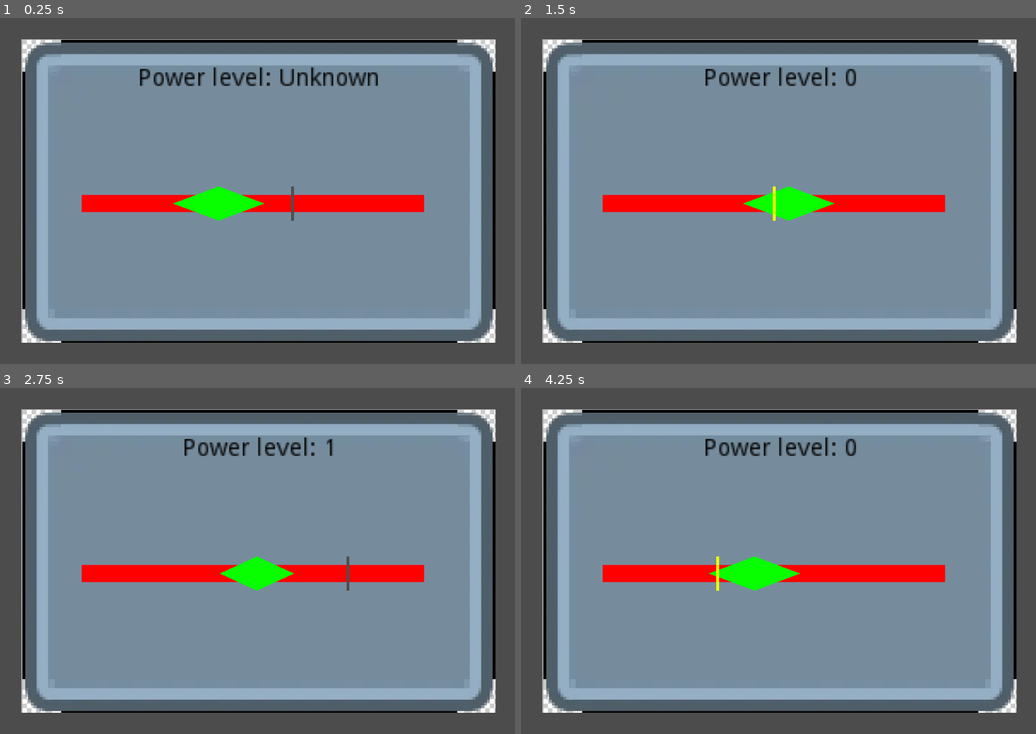
Above: before the commit, frames 1-4 (two rows, left to right).
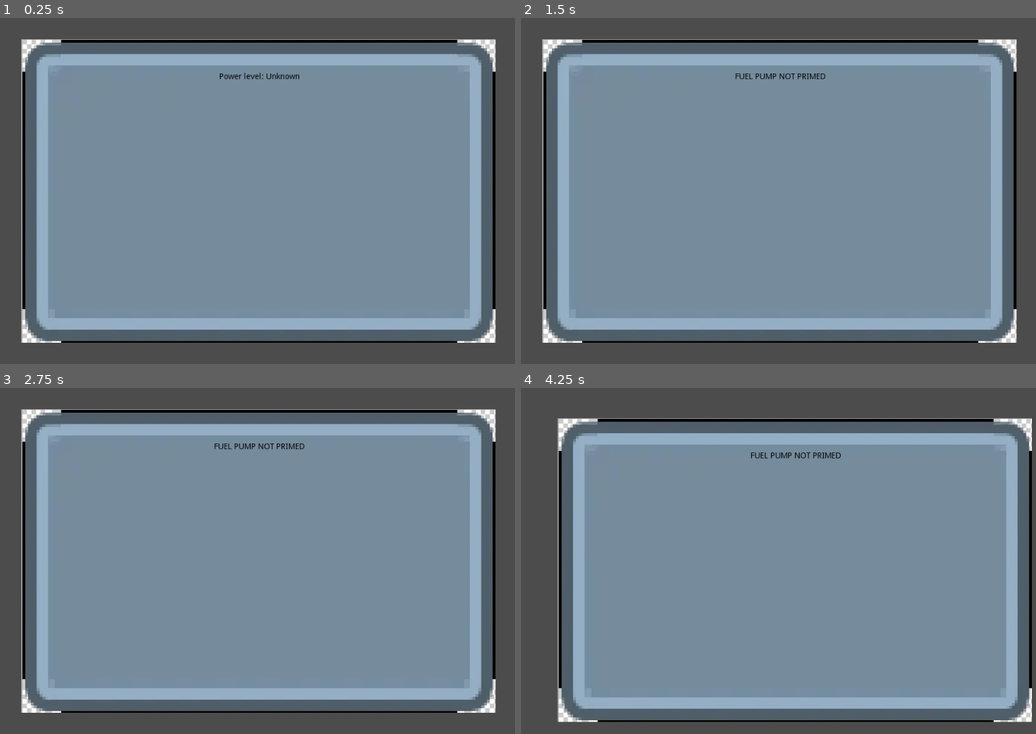
Above: after the commit, the same moments.

Repository: feyrkh/game-jam
Game: Godot game, scene res://props/powerStation/PowerStationControlPanel.tscn
The game is run twice, just before and just after one commit, with the same random seed, the same clock (stepped at 60 frames per second) and the same inputs. This scene is started directly instead of the project's main scene.
Inputs:
- Up to frame 1 (0.25 s): no input
- Up to frame 2 (1.5 s): tap Enter (ui_accept) at 0.5, 1.35 s; hold Right (ui_right) 0.53-1.28 s; hold Enter (ui_accept) 0.53-1.28 s; hold Down (ui_down) from 1.28 s (still down)
- Up to frame 3 (2.75 s): tap Enter (ui_accept) at 1.52, 1.82 s; release Down (ui_down) at 2.03 s; hold Right (ui_right) from 2.03 s (still down); hold Enter (ui_accept) from 2.03 s (still down)
- Up to frame 4 (4.25 s): release Right (ui_right) at 2.78 s; release Enter (ui_accept) at 2.78 s; hold Up (ui_up) 2.78-3.53 s; tap Enter (ui_accept) at 2.85, 3.02, 3.32 s; hold Left (ui_left) from 3.53 s (still down); hold Enter (ui_accept) from 3.53 s (still down)

The runs differ from the first frame. In frame 1, 4.8% of the frame differs, in the area x 15-83%, y 14-59%; in frame 2, 4.3%; in frame 3, 4.3%; in frame 4, 32%, in the area x 4-100%, y 6-97%.

Commit message:
Minigame improvements
New minigame - sine wave
Line game is more predictable - doesn't reset its marker line movement style & position every time
Consoles remember what minigame they have and its settings

Diff:
--- a/01_space_horror/project.godot
+++ b/01_space_horror/project.godot
@@ -13,6 +13,11 @@
 "class": "BaseMinigame",
 "language": "GDScript",
 "path": "res://props/powerStation/minigame/BaseMinigame.gd"
+}, {
+"base": "ColorRect",
+"class": "DrawSineWave",
+"language": "GDScript",
+"path": "res://props/powerStation/minigame/DrawSineWave.gd"
 }, {
 "base": "Node2D",
 "class": "Interactable",
@@ -31,6 +36,7 @@
 } ]
 _global_script_class_icons={
 "BaseMinigame": "",
+"DrawSineWave": "",
 "Interactable": "",
 "MixedModeCamera": "",
 "PowerStationControlPanel": ""
--- a/01_space_horror/props/powerStation/PowerStation.gd
+++ b/01_space_horror/props/powerStation/PowerStation.gd
@@ -4,11 +4,11 @@
 const ControlPanelScene = preload("res://props/powerStation/PowerStationControlPanel.tscn")
 var shaking = false
 onready var originalPosition = position
+var minigameConfig = {}
 
 func _process(_delta):
 	if shaking:
 		position = originalPosition + Vector2(randi()%3-1, randi()%3-1)
-
 
 func getPowerLevel():
 	return powerLevel
@@ -36,6 +36,7 @@
 	disableUserInput()
 	var popup:PowerStationControlPanel = ControlPanelScene.instance()
 	popup.setPowerLevel(powerLevel)
+	minigameConfig = popup.setMinigameConfig(minigameConfig)
 	popup.connect("controlPanelClosed", self, "restoreUserInput")
 	get_tree().get_nodes_in_group("ui_layer")[0].add_child(popup)
 
--- a/01_space_horror/props/powerStation/PowerStation.tscn
+++ b/01_space_horror/props/powerStation/PowerStation.tscn
@@ -7,6 +7,11 @@
 
 [sub_resource type="SpriteFrames" id=1]
 animations = [ {
+"frames": [ ExtResource( 4 ), ExtResource( 3 ), ExtResource( 3 ) ],
+"loop": true,
+"name": "medPower",
+"speed": 1.0
+}, {
 "frames": [ ExtResource( 4 ), ExtResource( 3 ) ],
 "loop": true,
 "name": "damaged",
@@ -21,11 +26,6 @@
 "loop": true,
 "name": "noPower",
 "speed": 5.0
-}, {
-"frames": [ ExtResource( 4 ), ExtResource( 3 ), ExtResource( 3 ) ],
-"loop": true,
-"name": "medPower",
-"speed": 1.0
 }, {
 "frames": [ ExtResource( 3 ) ],
 "loop": true,
--- a/01_space_horror/props/powerStation/PowerStationControlPanel.gd
+++ b/01_space_horror/props/powerStation/PowerStationControlPanel.gd
@@ -9,6 +9,7 @@
 export var failureShakeSecondsPerPowerLevel = 0.3
 
 var shaking=0.0
+var minigameConfig
 
 func _ready():
 	emit_signal("controlPanelOpened")
@@ -28,6 +29,31 @@
 		closeControlPanel()
 		get_tree().set_input_as_handled()
 
+func setMinigameConfig(config:Dictionary):
+	minigameConfig = config
+	if minigameConfig == null:
+		minigameConfig = {}
+	var selectedMinigame
+	if $Minigame.get_child_count() > 0:
+		if !minigameConfig.has("minigameName"):
+			minigameConfig["minigameName"] = $Minigame.get_child(randi()%$Minigame.get_child_count()).name
+		var minigameName = minigameConfig["minigameName"]
+		for child in $Minigame.get_children():
+			if child.name == minigameName:
+				child.visible = true
+				selectedMinigame = child
+				print_debug("Selected minigame: ", minigameName)
+			else:
+				child.visible = false
+				child.queue_free()
+	else:
+		selectedMinigame = $Minigame.get_child(0)
+	selectedMinigame.setMinigameConfig(minigameConfig)
+	selectedMinigame.setupGame()
+	selectedMinigame.saveMinigameConfig()
+	updateMinigameText(selectedMinigame.getPowerText(powerLevel))
+	return minigameConfig
+
 func damage():
 	closeControlPanel()
 
@@ -37,10 +63,12 @@
 
 func setPowerLevel(newPowerLevel):
 	powerLevel = newPowerLevel
+	updateMinigameText(null)
+
+func updateMinigameText(text):
 	var powerLabel:Label = find_node("PowerLabel")
-	powerLabel.text = "Power level: "+str(newPowerLevel)
-	if powerLevel >= 3:
-		closeControlPanel()
+	if text == null: text = $Minigame.get_children()[0].getPowerText(powerLevel)
+	powerLabel.text = text
 
 func powerUp():
 	setPowerLevel(min(3, powerLevel+1))
--- a/01_space_horror/props/powerStation/PowerStationControlPanel.tscn
+++ b/01_space_horror/props/powerStation/PowerStationControlPanel.tscn
@@ -1,8 +1,9 @@
-[gd_scene load_steps=4 format=2]
+[gd_scene load_steps=5 format=2]
 
 [ext_resource path="res://props/powerStation/panel9patch.png" type="Texture" id=1]
 [ext_resource path="res://props/powerStation/PowerStationControlPanel.gd" type="Script" id=2]
 [ext_resource path="res://props/powerStation/minigame/SimpleLineGame.tscn" type="PackedScene" id=3]
+[ext_resource path="res://props/powerStation/minigame/SineWaveGame.tscn" type="PackedScene" id=4]
 
 [node name="PowerStationControlPanel" type="Node2D" groups=[
 "damagable",
@@ -29,18 +30,16 @@
 }
 
 [node name="PowerLabel" type="Label" parent="."]
-margin_left = 103.0
-margin_top = 103.0
-margin_right = 349.0
-margin_bottom = 118.0
-rect_scale = Vector2( 3, 3 )
+margin_left = 104.0
+margin_top = 101.0
+margin_right = 840.0
+margin_bottom = 139.0
 custom_colors/font_color = Color( 0, 0, 0, 1 )
 text = "Power level: Unknown"
 align = 1
 valign = 1
 __meta__ = {
-"_edit_lock_": true,
-"_edit_use_anchors_": true
+"_edit_use_anchors_": false
 }
 
 [node name="Minigame" type="Node2D" parent="."]
@@ -50,3 +49,8 @@
 }
 
 [node name="SimpleLineGame" parent="Minigame" instance=ExtResource( 3 )]
+visible = false
+
+[node name="SineWaveGame" parent="Minigame" instance=ExtResource( 4 )]
+visible = false
+position = Vector2( -111.381, -124.544 )
--- a/01_space_horror/props/powerStation/minigame/BaseMinigame.gd
+++ b/01_space_horror/props/powerStation/minigame/BaseMinigame.gd
@@ -2,8 +2,9 @@
 class_name BaseMinigame
 
 var isSetup = false
-var difficultyLevel:int
+var difficultyLevel:int = 0
 var controlPanel:PowerStationControlPanel
+var minigameConfig:Dictionary
 
 func _ready():
 	setupGame()
@@ -12,5 +13,19 @@
 	randomize()
 	if controlPanel == null:
 		controlPanel = find_parent("PowerStationControlPanel")
-	difficultyLevel = controlPanel.powerLevel
+	if controlPanel != null:
+		difficultyLevel = controlPanel.powerLevel
 	isSetup = true
+
+func getPowerText(powerLevel):
+	match powerLevel:
+		0: return "FUEL PUMP NOT PRIMED"
+		1: return "FUEL PUMP OPERATING AT MINIMUM CAPACITY"
+		2: return "FUEL PUMP OPERATING AT REDUCED CAPACITY"
+		3: return "FUEL PUMP OPERATING AT FULL CAPACITY"
+
+func setMinigameConfig(_config:Dictionary):
+	minigameConfig = _config
+
+func saveMinigameConfig():
+	pass
--- /dev/null
+++ b/01_space_horror/props/powerStation/minigame/DrawSineWave.gd
@@ -0,0 +1,92 @@
+extends ColorRect
+class_name DrawSineWave
+
+const AMP_POSSIBILITIES=7
+const MIN_AMP=10
+const MAX_AMP=120
+const AMP_STEP=(MAX_AMP-MIN_AMP)/AMP_POSSIBILITIES
+
+const PERIOD_POSSIBILITIES=5
+const MIN_PERIOD=0.03
+const MAX_PERIOD=0.25
+const PERIOD_STEP=(MAX_PERIOD-MIN_PERIOD)/PERIOD_POSSIBILITIES
+
+const MOVE_SPEED_POSSIBILITIES=6
+const MIN_MOVE_SPEED=1
+const MAX_MOVE_SPEED=40
+const MOVE_SPEED_STEP=(MAX_MOVE_SPEED-MIN_MOVE_SPEED)/MOVE_SPEED_POSSIBILITIES
+
+
+var curTime=0
+var curTimeIncreasing=true
+var amp=10
+var per=0.1
+var moveSpeed=1.0
+var offset
+
+
+var playerAmp=100
+var playerPer=0.1
+var playerMoveSpeed=3
+var redraw=0.2
+
+func _ready():
+	randomize()
+	offset = (self.margin_bottom - self.margin_top)/2
+
+func generateRandomSetup():
+	var needsRegen = true
+	while needsRegen:
+		per = pickRandomValue(MIN_PERIOD, PERIOD_POSSIBILITIES, PERIOD_STEP)
+		playerPer = pickRandomValue(MIN_PERIOD, PERIOD_POSSIBILITIES, PERIOD_STEP)
+		amp = pickRandomValue(MIN_AMP, AMP_POSSIBILITIES, AMP_STEP)
+		playerAmp = pickRandomValue(MIN_AMP, AMP_POSSIBILITIES, AMP_STEP)
+		moveSpeed = pickRandomValue(MIN_MOVE_SPEED, MOVE_SPEED_POSSIBILITIES, MOVE_SPEED_STEP)
+		playerMoveSpeed = pickRandomValue(MIN_MOVE_SPEED, MOVE_SPEED_POSSIBILITIES, MOVE_SPEED_STEP)
+		needsRegen = checkSuccess() > 0
+	update()
+
+func pickRandomValue(minVal, possibilities, step):
+	return minVal + step*(randi()%possibilities)
+
+func _draw():
+	var step = 1
+	for t in range(0, ((self.margin_right - self.margin_left))*1, step):
+		draw_line(Vector2(t, offset + amp*sin(per*t+curTime*moveSpeed)), Vector2((t+step), offset + amp*sin(per*(t+step)+curTime*moveSpeed)), ColorN("red"), 3)
+	for t in range(0, ((self.margin_right - self.margin_left))*1, step):
+		draw_line(Vector2(t, offset + playerAmp*sin(playerPer*t+curTime*playerMoveSpeed)), Vector2((t+step), offset + playerAmp*sin(playerPer*(t+step)+curTime*playerMoveSpeed)), ColorN("green"), 2)
+
+func _process(delta):
+	redraw -= delta
+	if curTimeIncreasing:
+		curTime += delta
+		if curTime > 30: curTimeIncreasing = false
+	else:
+		curTime -= delta
+		if curTime < 0: curTimeIncreasing = true
+	if redraw <= 0:
+		update()
+
+func incrementPeriod():
+	playerPer = incrementValue(playerPer, MIN_PERIOD, MAX_PERIOD, PERIOD_STEP)
+
+func incrementAmplitude():
+	playerAmp = incrementValue(playerAmp, MIN_AMP, MAX_AMP, AMP_STEP)
+
+func incrementMoveSpeed():
+	playerMoveSpeed = incrementValue(playerMoveSpeed, MIN_MOVE_SPEED, MAX_MOVE_SPEED, MOVE_SPEED_STEP)
+
+func incrementValue(curVal, minVal, maxVal, increment):
+	var result = curVal + increment
+	if result >= maxVal: result = minVal
+	update()
+	return result
+
+func checkSuccess():
+	var newPowerLevel = 0
+	if abs(playerPer - per) < 0.0001: newPowerLevel+=1
+	if abs(playerAmp - amp) < 0.0001: newPowerLevel+=1
+	if abs(playerMoveSpeed - moveSpeed) < 0.0001: newPowerLevel+=1
+	if get_parent().controlPanel: get_parent().controlPanel.setPowerLevel(newPowerLevel)
+	$Label.text = "p: "+str(per)+" vs "+str(playerPer)+"\na: "+str(amp)+" vs "+str(playerAmp)+"\ns: "+str(moveSpeed)+" vs "+str(playerMoveSpeed)
+	return newPowerLevel
--- a/01_space_horror/props/powerStation/minigame/SimpleLineGame.gd
+++ b/01_space_horror/props/powerStation/minigame/SimpleLineGame.gd
@@ -26,17 +26,24 @@
 var successLine:Line2D
 var marker:Line2D
 
+func _ready():
+	moveMarkerTo(rand_range(dangerLine.points[0].x, dangerLine.points[-1].x))
+
+func setMinigameConfig(config):
+	if !config.has("markerMoveStyle"):
+		match randi()%4:
+			0,1: markerMoveStyle = MarkerMoveStyle.Bounce
+			2: markerMoveStyle = MarkerMoveStyle.WrapLeft
+			3: markerMoveStyle = MarkerMoveStyle.WrapRight
+		config["markerMoveStyle"] = markerMoveStyle
+	markerMoveStyle = config["markerMoveStyle"]
+
 func setupGame():
 	.setupGame()
+
 	dangerLine = get_node(dangerLinePath)
 	successLine = get_node(successLinePath)
 	marker = get_node(markerPath)
-	match randi()%4:
-		0,1: markerMoveStyle = MarkerMoveStyle.Bounce
-		2: markerMoveStyle = MarkerMoveStyle.WrapLeft
-		3: markerMoveStyle = MarkerMoveStyle.WrapRight
-
-	moveMarkerTo(rand_range(dangerLine.points[0].x, dangerLine.points[-1].x))
 
 	var successLineWidth = successWidth - successDifficultyPenalty*difficultyLevel
 	var maxSuccessLinePosition = (successLineMaxPercentOffsetFromCenter/100.0 * (dangerLine.points[-1].x - successLineWidth))
@@ -100,6 +107,9 @@
 	moveMarkerTo(newMarkerX)
 	if newMarkerX == dangerLine.points[-1].x: moveMarkerTo(dangerLine.points[0].x)
 
-# Called every frame. 'delta' is the elapsed time since the previous frame.
-#func _process(delta):
-#	pass
+func getPowerText(powerLevel):
+	match powerLevel:
+		0: return "FUEL PUMP NOT PRIMED"
+		1: return "FUEL PUMP OPERATING AT MINIMUM CAPACITY"
+		2: return "FUEL PUMP OPERATING AT REDUCED CAPACITY"
+		3: return "FUEL PUMP OPERATING AT FULL CAPACITY"
--- /dev/null
+++ b/01_space_horror/props/powerStation/minigame/SineWaveGame.gd
@@ -0,0 +1,53 @@
+extends BaseMinigame
+
+var possibleCmds = ["ui_right", "ui_up", "ui_down", "ui_left"]
+var periodCmd
+var amplitudeCmd
+var moveSpeedCmd
+
+func _ready():
+	periodCmd = possibleCmds[0]
+	amplitudeCmd = possibleCmds[1]
+	moveSpeedCmd = possibleCmds[2]
+
+func setMinigameConfig(config):
+	.setMinigameConfig(config)
+	if !config.has("sineSetup"):
+		config["sineSetup"] = true
+		$ColorRect.generateRandomSetup()
+		saveMinigameConfig()
+	$ColorRect.amp = config["a"]
+	$ColorRect.per = config["p"]
+	$ColorRect.moveSpeed = config["s"]
+	$ColorRect.playerAmp = config["pa"]
+	$ColorRect.playerPer = config["pp"]
+	$ColorRect.playerMoveSpeed = config["ps"]
+
+func saveMinigameConfig():
+	minigameConfig["a"] = $ColorRect.amp
+	minigameConfig["p"] = $ColorRect.per
+	minigameConfig["s"] = $ColorRect.moveSpeed
+	minigameConfig["pa"] = $ColorRect.playerAmp
+	minigameConfig["pp"] = $ColorRect.playerPer
+	minigameConfig["ps"] = $ColorRect.playerMoveSpeed
+
+func _process(_delta):
+	if Input.is_action_just_pressed(periodCmd):
+		$ColorRect.incrementPeriod()
+		$ColorRect.checkSuccess()
+		saveMinigameConfig()
+	if Input.is_action_just_pressed(amplitudeCmd):
+		$ColorRect.incrementAmplitude()
+		$ColorRect.checkSuccess()
+		saveMinigameConfig()
+	if Input.is_action_just_pressed(moveSpeedCmd):
+		$ColorRect.incrementMoveSpeed()
+		$ColorRect.checkSuccess()
+		saveMinigameConfig()
+
+func getPowerText(powerLevel):
+	match powerLevel:
+		0: return "POWER SYSTEM OUT OF PHASE -   0% ALIGNMENT"
+		1: return "POWER SYSTEM OUT OF PHASE -  30% ALIGNMENT"
+		2: return "POWER SYSTEM OUT OF PHASE -  60% ALIGNMENT"
+		3: return "POWER SYSTEM OUT OF PHASE - 100% ALIGNMENT"
--- /dev/null
+++ b/01_space_horror/props/powerStation/minigame/SineWaveGame.tscn
@@ -0,0 +1,42 @@
+[gd_scene load_steps=3 format=2]
+
+[ext_resource path="res://props/powerStation/minigame/SineWaveGame.gd" type="Script" id=1]
+[ext_resource path="res://props/powerStation/minigame/DrawSineWave.gd" type="Script" id=2]
+
+[node name="SineWaveGame" type="Node2D"]
+script = ExtResource( 1 )
+
+[node name="ColorRect" type="ColorRect" parent="."]
+margin_left = 146.0
+margin_top = 119.987
+margin_right = 768.0
+margin_bottom = 484.987
+script = ExtResource( 2 )
+__meta__ = {
+"_edit_use_anchors_": false
+}
+
+[node name="Label" type="Label" parent="ColorRect"]
+visible = false
+margin_left = 122.707
+margin_top = 9.89554
+margin_right = 459.707
+margin_bottom = 112.896
+custom_colors/font_color = Color( 0, 0, 0, 1 )
+text = "asdfasdf"
+__meta__ = {
+"_edit_use_anchors_": false
+}
+
+[node name="Instructions" type="Label" parent="ColorRect"]
+margin_left = 119.886
+margin_top = 287.018
+margin_right = 456.886
+margin_bottom = 335.018
+custom_colors/font_color = Color( 0, 0, 0, 1 )
+text = "Up: Amplitude    Right: Period     Down: Speed "
+align = 1
+valign = 2
+__meta__ = {
+"_edit_use_anchors_": false
+}
